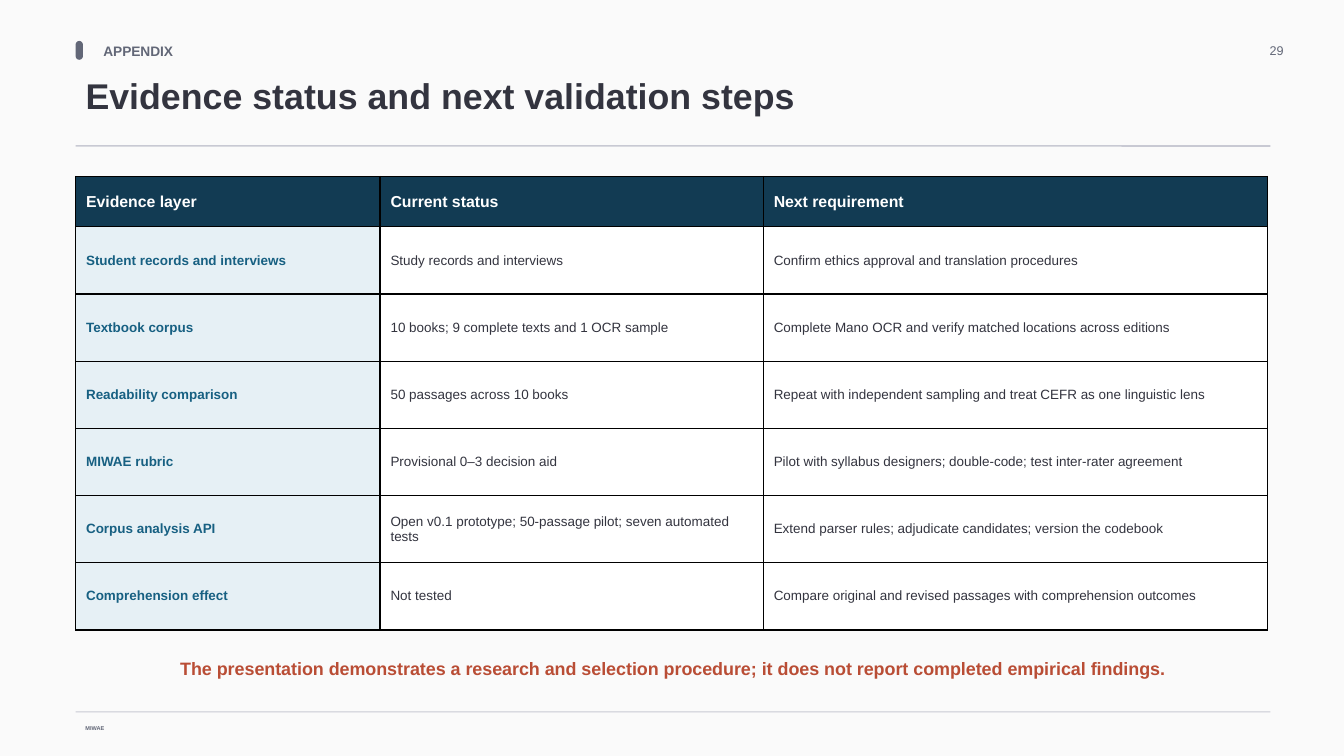
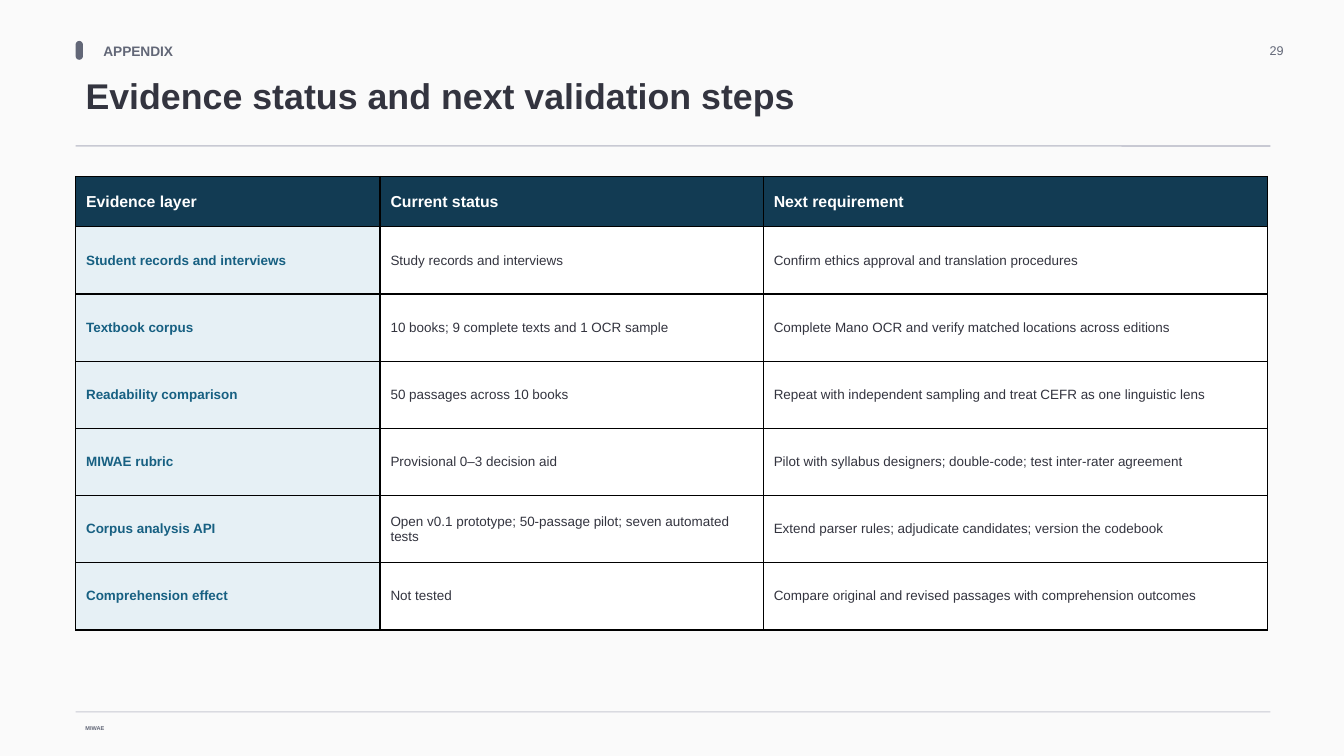
Before and after one commit to MehmetDEU/MIWAE, a slide deck: slide 29 of docs/conference-2026/Pragmatic_Considerations_MIWAE_Introduction_Reordered_Working_v1_2026-09-21.pptx. Drawn at 1344x756 pixels with LibreOffice and Linux fonts; fonts in the diff are those of the drawing. Boxes give left, top, right and bottom in pixels: in the first picture for what was removed or moved away, otherwise in the second. Text is boxed around its words. In the diff, an @@ line names an element or a change of style, - is before the commit and + after.

```diff
--- a/docs/conference-2026/Pragmatic_Considerations_MIWAE_Introduction_Reordered_Working_v1_2026-09-21.pptx
+++ b/docs/conference-2026/Pragmatic_Considerations_MIWAE_Introduction_Reordered_Working_v1_2026-09-21.pptx
@@ text removed at [180, 662, 1165, 679] @@
-The presentation demonstrates a research and selection procedure; it does not report completed empirical findings.
```
Also in this commit, not shown: 6 other files.
